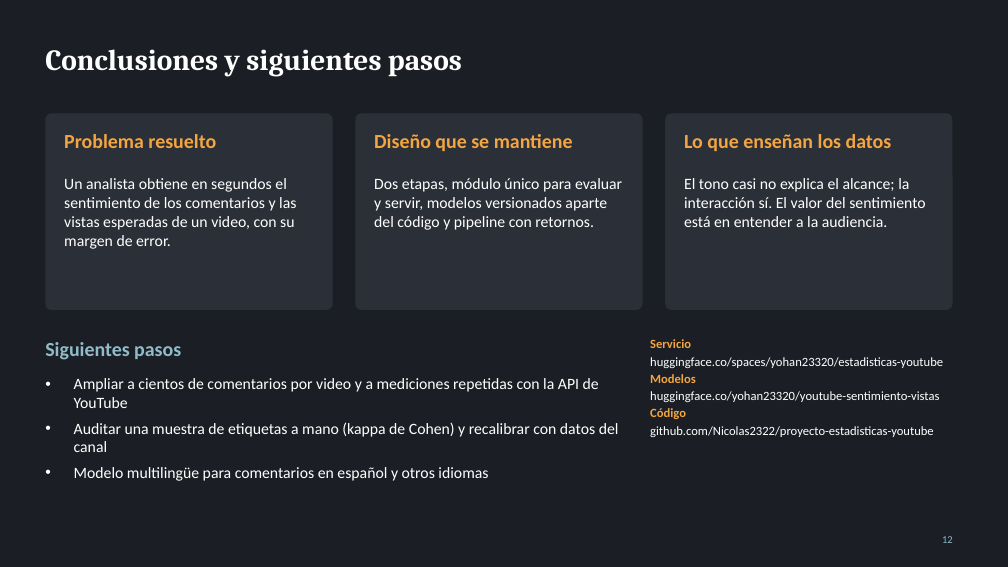
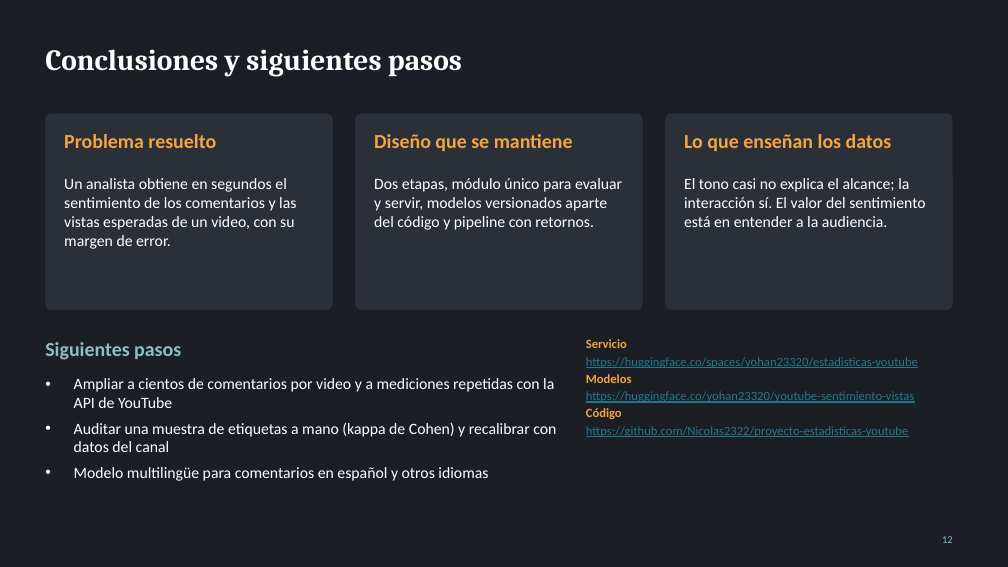
Before and after one commit to Nicolas2322/proyecto-estadisticas-youtube, a slide deck: slide 12 of reports/presentacion_final/Presentacion_Proyecto_Final_Gomez_Castaneda.pptx. Drawn at 1008x567 pixels with LibreOffice and Linux fonts; fonts in the diff are those of the drawing. Boxes give left, top, right and bottom in pixels: in the first picture for what was removed or moved away, otherwise in the second. Text is boxed around its words. In the diff, an @@ line names an element or a change of style, - is before the commit and + after.

Commit message:
Presentación: enlaces clicables al servicio, modelos y repositorio

```diff
--- a/reports/presentacion_final/Presentacion_Proyecto_Final_Gomez_Castaneda.pptx
+++ b/reports/presentacion_final/Presentacion_Proyecto_Final_Gomez_Castaneda.pptx
@@ text at (586, 357, 918, 368): text changed; text colour #FFFFFF to #1F7A8C @@
-huggingface.co/spaces/yohan23320/estadisticas-youtube
+https://huggingface.co/spaces/yohan23320/estadisticas-youtube
@@ text "Servicio": place and size @@
-text "Servicio" at (650, 339, 943, 437)
+text "Servicio" at (586, 339, 918, 437)
@@ text "Ampliar a cientos de comentarios ..." rewrapped from (74, 378, 619, 481) to (74, 378, 556, 481) @@
@@ text at (586, 391, 914, 403): text changed; text colour #FFFFFF to #1F7A8C @@
-huggingface.co/yohan23320/youtube-sentimiento-vistas
+https://huggingface.co/yohan23320/youtube-sentimiento-vistas
@@ text at (586, 426, 908, 437): text changed; text colour #FFFFFF to #1F7A8C @@
-github.com/Nicolas2322/proyecto-estadisticas-youtube
+https://github.com/Nicolas2322/proyecto-estadisticas-youtube
```
Also in this commit, not shown: 2 other slides changed, 1 other file.
